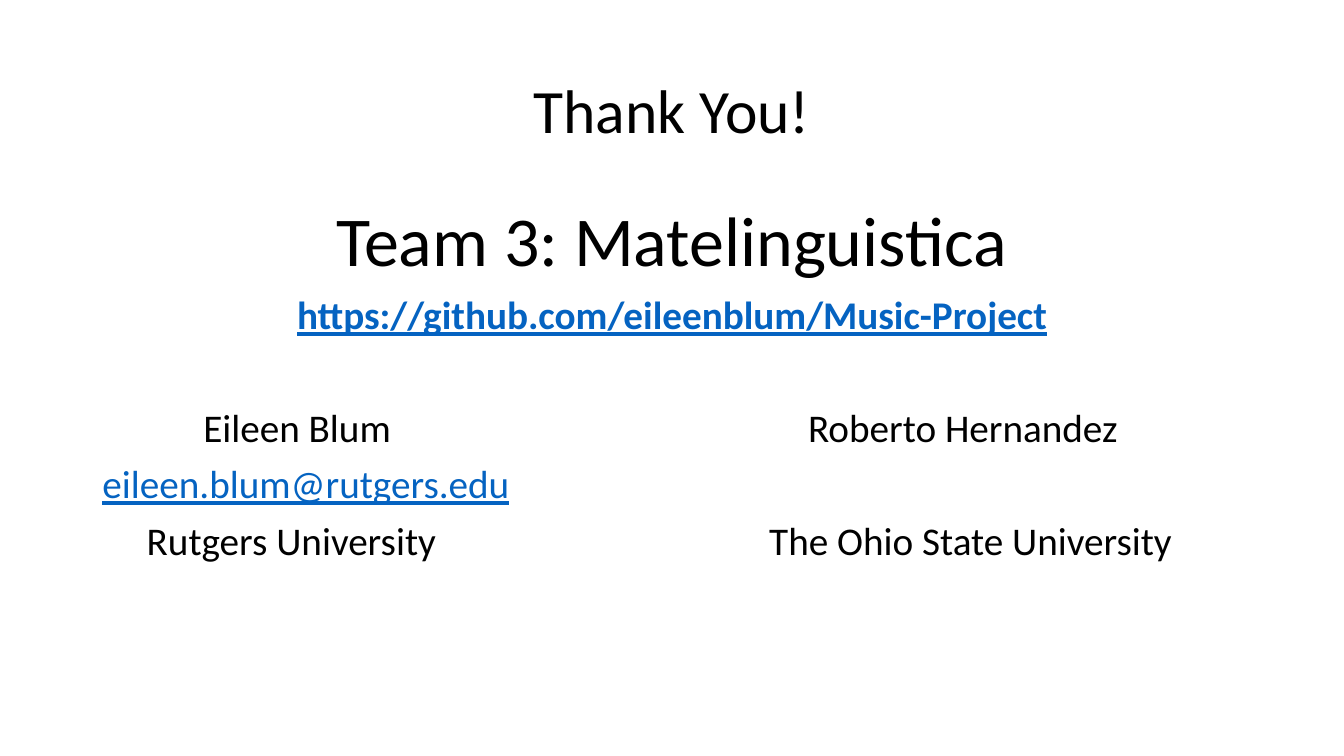
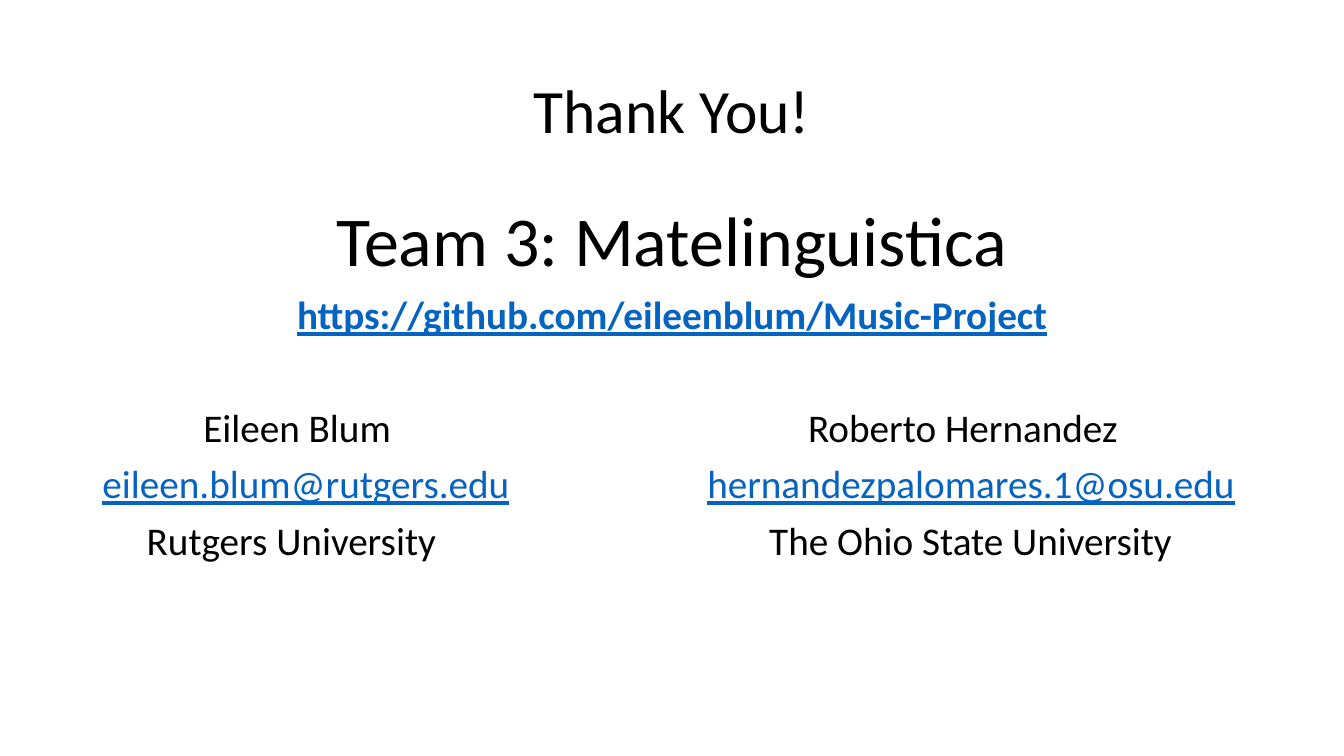
Before and after one commit to eileenblum/Music-Project, a slide deck: slide 6 of erdos-music_project.pptx. Drawn at 1344x756 pixels with LibreOffice and Linux fonts; fonts in the diff are those of the drawing. Boxes give left, top, right and bottom in pixels: in the first picture for what was removed or moved away, otherwise in the second. Text is boxed around its words. In the diff, an @@ line names an element or a change of style, - is before the commit and + after.

Commit message:
add Roberto's email to final slide

```diff
--- a/erdos-music_project.pptx
+++ b/erdos-music_project.pptx
@@ text at (x1=102, y1=470, x2=1234, y2=505): text changed @@
-eileen.blum@rutgers.edu
+eileen.blum@rutgers.edu hernandezpalomares.1@osu.edu
```
